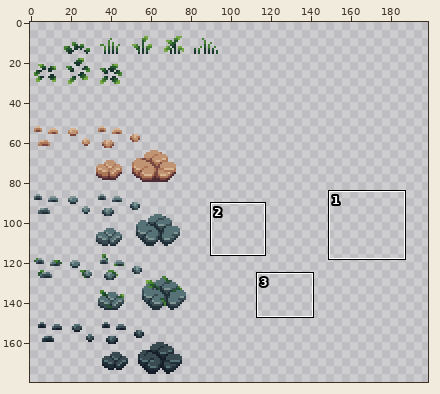
One commit to this pixel-art file: Textures/Environment/Foliage.aseprite. The picture above shows the old version from afar; the outline marks the close-up.
Close-up. First the earlier version:
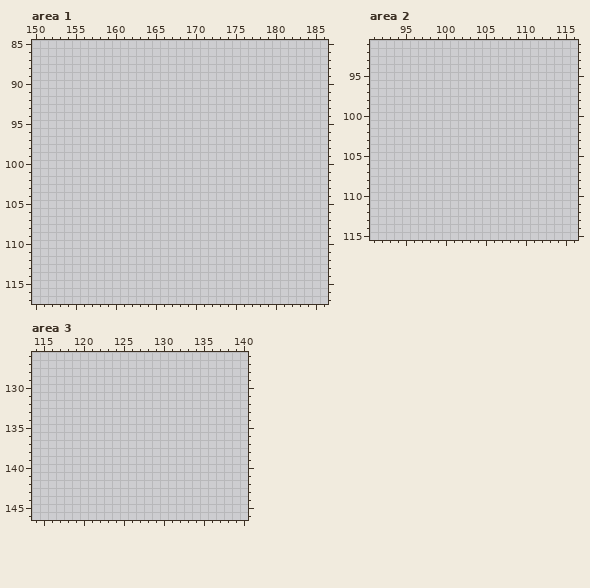
256x256 pixels, 1 frame. Shown: area 1: x 150..186, y 85..117; area 2: x 91..116, y 91..115; area 3: x 114..140, y 126..146. The wide view leaves out empty margins. The commit also changed other parts of the picture, which this record leaves out.
Palette (. is transparent): 
After:
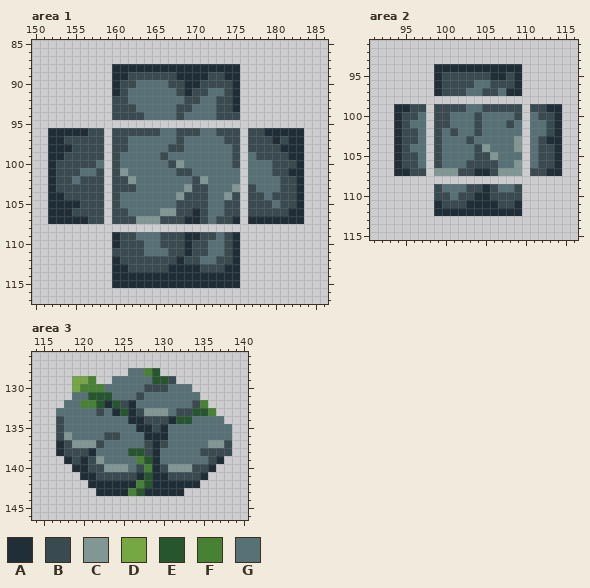
Colours new in this view: A #202e37  B #394a50  C #819796  D #75a743  E #25562e  F #468232  G #577277
Change:
Changed rows in their new state; - is an unchanged pixel.
Area 1:
first column x 152:
 88 --------AAAAAAAAAAAAAAAA--------
 89 --------AABBBBBBAAAABBAA--------
 90 --------ABBGGGGBBAABBBBA--------
 91 --------ABGGGGGGBABBGGBA--------
 92 --------BBGGGGGGGBBGGBBA--------
 93 --------BBBGGGGGBBGGGBBA--------
 94 --------BBBBGGGGBGGGGBBB--------
 96 AAAAABB-BBBBBBGGBBBGGBBB-BBAAAAA
 97 AABBBBB-BBGGGGGGBGGGGGBB-BBBABAA
 98 AAABBBB-BBGGGGGBBGGGGGGB-BBBBAAA
 99 AABBBBB-BGGGGGBGGGGGGGGB-GBBBBAA
100 ABBBBBG-BGGGGGGBCGGGGGGB-GGGBBBA
101 ABBBGGB-BCGGGGGGBBGGGGGG-GGGBBAA
102 ABBGBBB-BBCGGGGGGGBCGGGG-GGGGBBA
103 ABBBBBB-BBBGGGGGGCBBGGGC-BGGGBBA
104 AABBBBB-BGGGGGGGCBBBGGCB-BBGBBBA
105 AAAABBB-BGGGGGGGBBBBGGBB-BBBGBBA
106 AAABBBB-BBGGGGCCBBABGGBB-BBBBBAA
107 AAAAABB-BBBCCCBBBAABGBBA-AAAAAAA
109 --------ABBGGGBBBAABBGBA--------
110 --------ABBBGGBBBABBGGBA--------
111 --------BBBBGGGBBABBGGBA--------
112 --------ABBBBBBBABBGGBBA--------
113 --------AABBBBBAAAABBBAA--------
114 --------AAAAAAAAAAAAAAAA--------
115 --------AAAAAAAAAAAAAAAA--------
Area 2:
first column x 94:
 94 -----AAAAAAAAAAA-----
 95 -----ABBBBBBAABA-----
 96 -----ABBBBGGBBBA-----
 97 -----ABBBGGBBGAA-----
 99 AABB-BBBBGGBBBBB-BBAA
100 ABBG-BBGGGBGGGGB-GBBA
101 ABGG-BBGGGBGGGBG-GGBA
102 ABBG-BGBGGBGGGGG-GGBA
103 ABBG-BGGGBGGGGGC-GBAA
104 ABGG-BGGGGBCGGGC-GBBA
105 ABBG-BGGGGBBCGGG-GBBA
106 ABBG-BGGGBBBBGGC-GBBA
107 AABB-CCCBBAABCCC-BBAA
109 -----BGGGBBABGGB-----
110 -----BBGBBAABBBB-----
111 -----ABBBAAAABBA-----
112 -----AAAAAAAAAAA-----
Area 3:
first column x 117:
128 ---------GGFE---------
129 --DDF--GGGGGEEB-------
130 --DFFFGGGGGBBBGGG-----
131 --GGEEEGGGBGGGGGGG----
132 -GGFFEAEBAGGGGGGGBF---
133 GGGGGBGAEABCCCGBBEEF--
134 BGGGGGGGGAABBBAEEGGGG-
135 BGGGGGGGGGAABAGGGGGGGG
136 BCGGGGBBGGGAAAGGGGGGGG
137 ABCCCBGGGGGBABGGGGGCCB
138 ABBBAGGGGEEBAGGGGGBBBB
139 -ABABCGGGGFEAGGGGGGBA-
140 --AABBCCCGBFABCCCBBA--
141 ---AABBBBBAEAABBBBA---
142 ----AAAAAAFEAAAAAA----
143 -----AAAAFEAAAAA------
